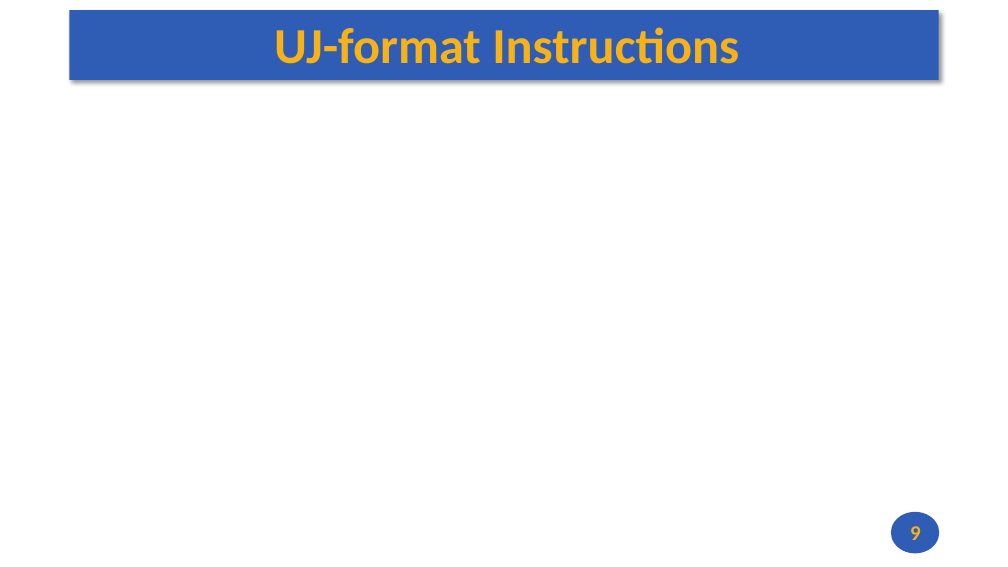
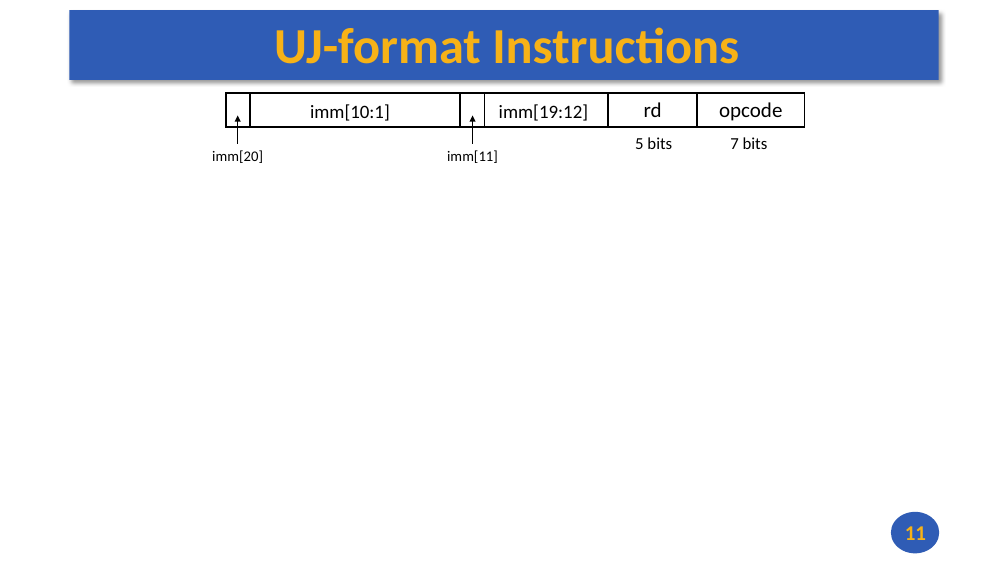
Before and after one commit to andrewt0301/hse-acos-course, a slide deck: slide 11 of docs/part1ca/04_Instructions/CA_Lecture_04.pptx (slide 9 before the commit). Drawn at 1008x567 pixels with LibreOffice and Linux fonts; fonts in the diff are those of the drawing. Boxes give left, top, right and bottom in pixels: in the first picture for what was removed or moved away, otherwise in the second. Text is boxed around its words. In the diff, an @@ line names an element or a change of style, - is before the commit and + after.

```diff
--- a/docs/part1ca/04_Instructions/CA_Lecture_04.pptx
+++ b/docs/part1ca/04_Instructions/CA_Lecture_04.pptx
@@ rectangle added at <box>226,93,250,127</box>, outline #000000 1.5 pt @@
@@ arrow added from (237, 144) to (237, 116), #000000 0.75 pt @@
@@ rectangle added at <box>250,93,461,127</box>, outline #000000 1.5 pt @@
@@ text added at <box>310,104,390,121</box>, 18 pt, text #000000 @@
+imm[10:1]
@@ rectangle added at <box>461,93,485,127</box>, outline #000000 1.5 pt @@
@@ arrow added from (473, 144) to (473, 116), #000000 0.75 pt @@
@@ rectangle added at <box>485,93,608,127</box>, outline #000000 1.5 pt @@
@@ text added at <box>499,104,588,121</box>, 18 pt, text #000000 @@
+imm[19:12]
@@ rectangle added at <box>608,93,697,127</box>, outline #000000 1.5 pt, 20 pt, text #000000 @@
+rd
@@ rectangle added at <box>697,93,805,127</box>, outline #000000 1.5 pt, 20 pt, text #000000 @@
+opcode
@@ text added at <box>635,137,672,149</box>, 16 pt, text #000000 @@
+5 bits
@@ text added at <box>730,137,768,149</box>, 16 pt, text #000000 @@
+7 bits
@@ text added at <box>212,150,263,163</box>, 14 pt, text #000000 @@
+imm[20]
@@ text added at <box>447,150,498,163</box>, 14 pt, text #000000 @@
+imm[11]
@@ page number at <box>905,526,926,540</box>: text changed @@
-9
+11
```
Also in this commit, not shown: 2 other slides changed, 2 slides added, 2 other files.
